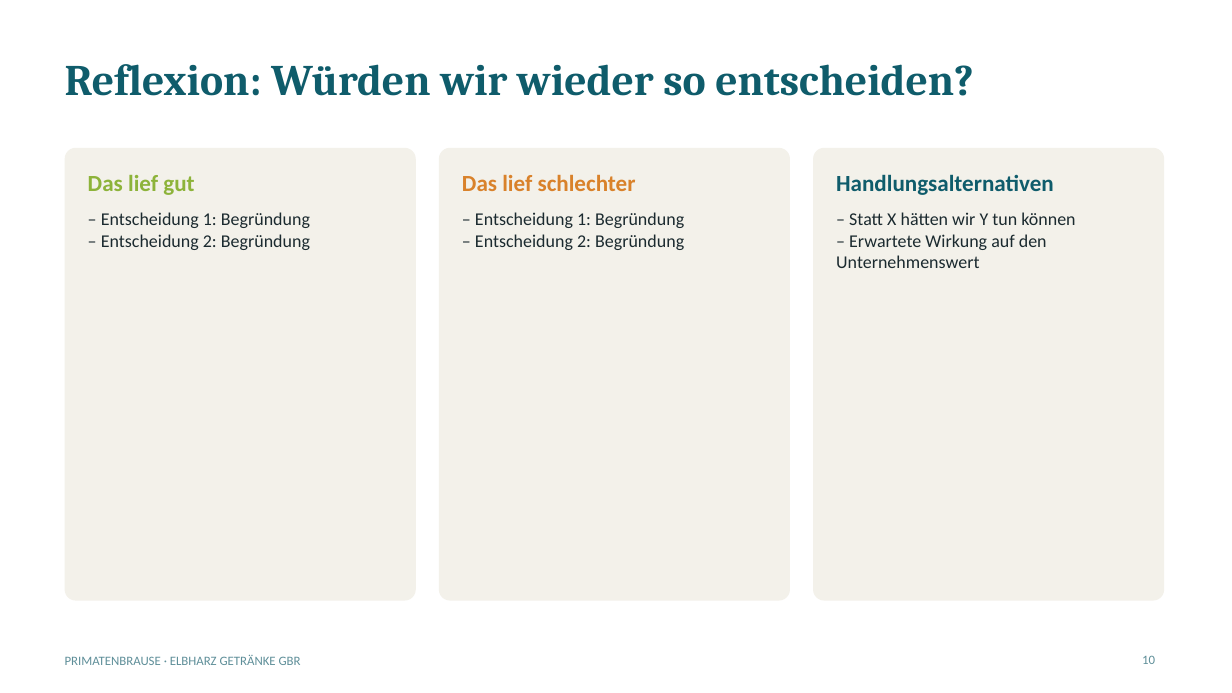
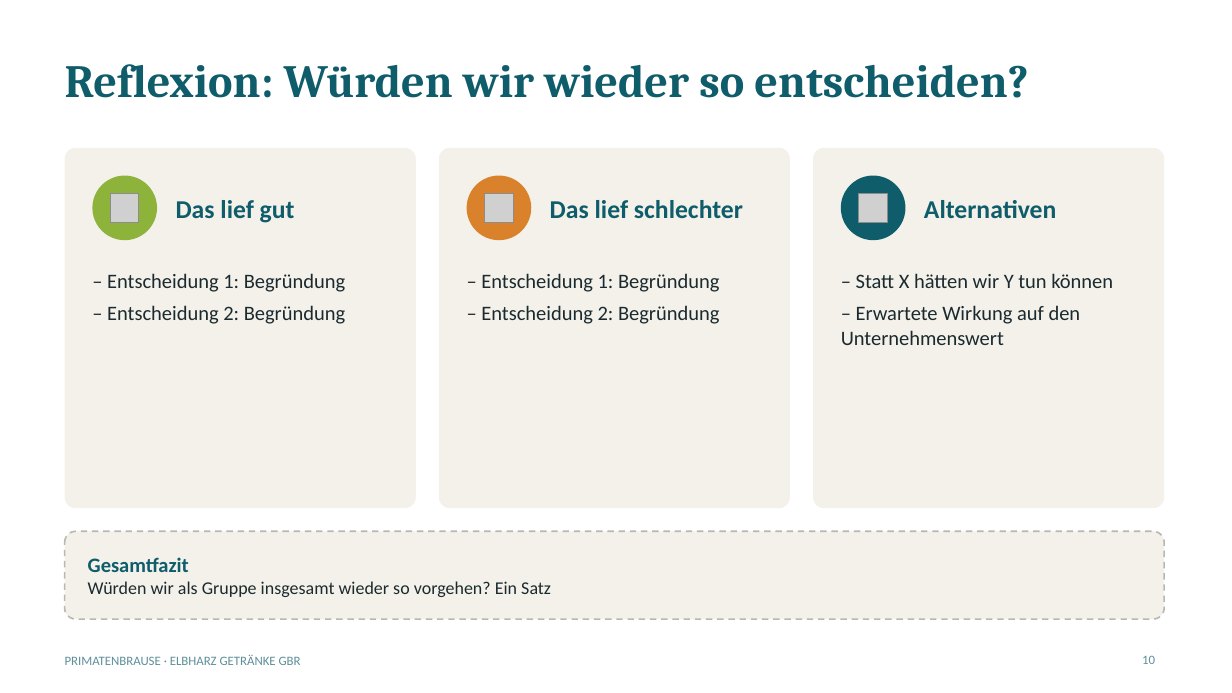
Before and after one commit to jofy0002/claude-workspace, a slide deck: slide 10 of endpraesentation/Elbharz_Endpraesentation_Geruest.pptx. Drawn at 1232x693 pixels with LibreOffice and Linux fonts; fonts in the diff are those of the drawing; grey boxes stand for pictures. Boxes give left, top, right and bottom in pixels: in the first picture for what was removed or moved away, otherwise in the second. Text is boxed around its words. In the diff, an @@ line names an element or a change of style, - is before the commit and + after.

```diff
--- a/endpraesentation/Elbharz_Endpraesentation_Geruest.pptx
+++ b/endpraesentation/Elbharz_Endpraesentation_Geruest.pptx
@@ title "Reflexion: Würden wir wieder so ..." at box(65, 64, 1028, 98): size 34 to 36 pt @@
@@ rounded rectangle: place and size @@
-rounded rectangle at box(65, 148, 416, 601)
+rounded rectangle at box(65, 148, 416, 508)
@@ rounded rectangle: place and size @@
-rounded rectangle at box(439, 148, 790, 601)
+rounded rectangle at box(439, 148, 790, 508)
@@ rounded rectangle: place and size @@
-rounded rectangle at box(813, 148, 1165, 601)
+rounded rectangle at box(813, 148, 1165, 508)
@@ ellipse added at box(92, 176, 157, 240), fill #8DB33A @@
@@ text "Das lief gut": place and size @@
-text "Das lief gut" at box(88, 175, 194, 195)
+text "Das lief gut" at box(176, 200, 295, 223)
@@ text "Das lief gut" at box(176, 200, 295, 223): size 18 to 20 pt, text colour #8DB33A to #0F5C6B @@
@@ ellipse added at box(467, 176, 531, 240), fill #D9822B @@
@@ text "Das lief schlechter": place and size @@
-text "Das lief schlechter" at box(462, 175, 636, 191)
+text "Das lief schlechter" at box(550, 200, 743, 218)
@@ text "Das lief schlechter" at box(550, 200, 743, 218): size 18 to 20 pt, text colour #D9822B to #0F5C6B @@
@@ text removed at box(836, 174, 1054, 195) @@
-Handlungsalternativen
@@ ellipse added at box(841, 176, 906, 240), fill #0F5C6B @@
@@ picture added at box(111, 194, 140, 223) @@
@@ picture added at box(485, 194, 514, 223) @@
@@ picture added at box(860, 194, 888, 223) @@
@@ text added at box(924, 200, 1056, 218), 20 pt, text #0F5C6B, bold @@
+Alternativen
@@ text "– Entscheidung 1: Begründung": place and size @@
-text "– Entscheidung 1: Begründung" at box(101, 212, 310, 250)
+text "– Entscheidung 1: Begründung" at box(107, 273, 345, 324)
@@ text "– Entscheidung 1: Begründung": place and size @@
-text "– Entscheidung 1: Begründung" at box(475, 212, 684, 250)
+text "– Entscheidung 1: Begründung" at box(481, 273, 719, 324)
@@ size 14 to 16 pt; more space between paragraphs in 3 elements at box(107, 273, 345, 324), box(481, 273, 719, 324), box(841, 273, 1113, 345) @@
@@ text "– Statt X hätten wir ...": place and size @@
-text "– Statt X hätten wir ..." at box(836, 212, 1075, 268)
+text "– Statt X hätten wir ..." at box(841, 273, 1113, 345)
@@ rounded rectangle added at box(65, 531, 1165, 619), fill #F3F1EA, outline #B8B8B0 1.25 pt dashed @@
@@ text added at box(88, 557, 551, 597), 14 pt, text #1B2A2F @@
+Gesamtfazit
+Würden wir als Gruppe insgesamt wieder so vorgehen? Ein Satz
```
Also in this commit, not shown: 11 other slides changed, 1 other file.
